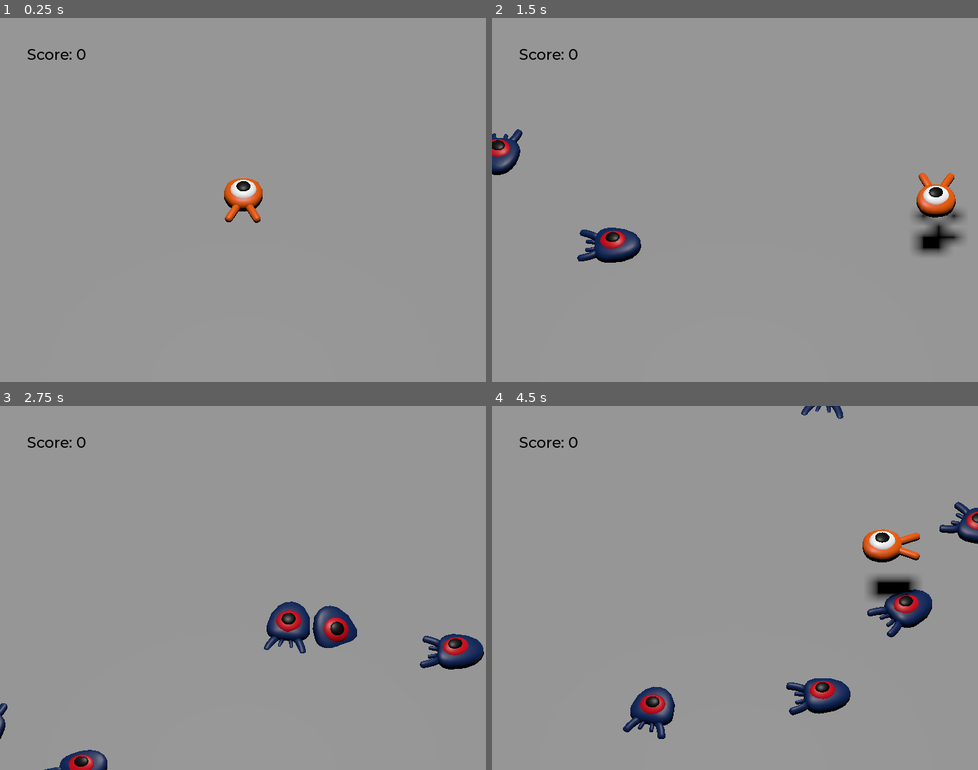
Above: before the commit, frames 1-4 (two rows, left to right).
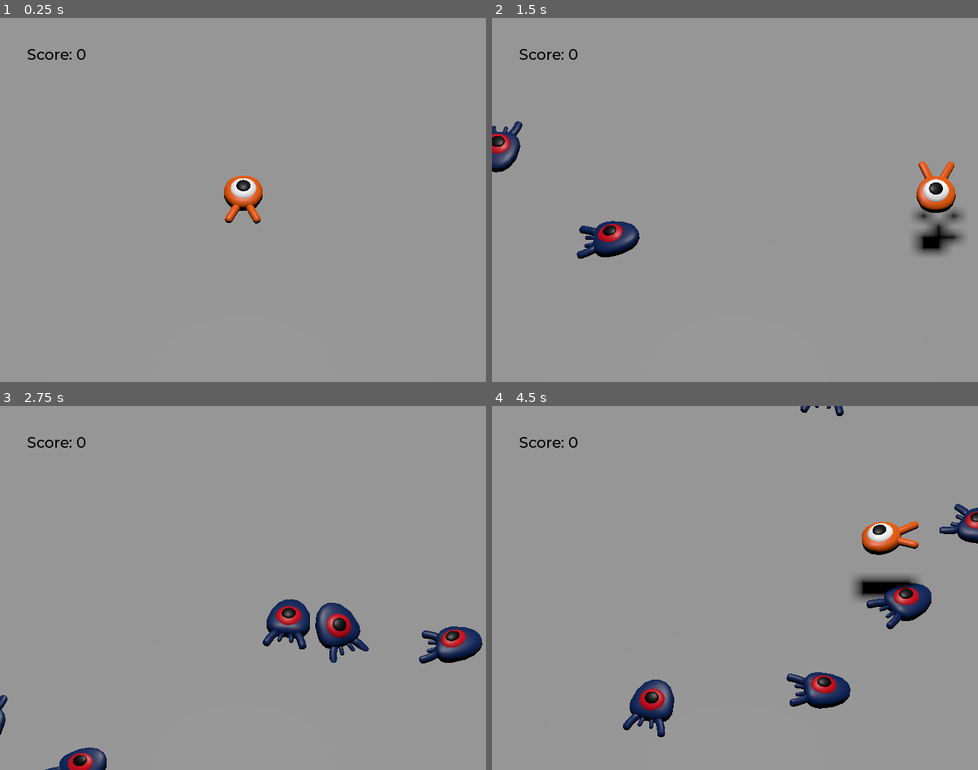
Above: after the commit, the same moments.

Repository: elliotb456/3d-game-practice
Game: Godot game, scene res://scenes/main.tscn
Same seed, same stepped clock (60 frames per second), same inputs: the game is played once before the commit and once after it. Before the commit the project has no main scene; this scene is started directly in both runs.
Inputs:
- Up to frame 1 (0.25 s): no input
- Up to frame 2 (1.5 s): tap Enter (ui_accept) at 0.5 s; hold D (move_right) 0.53-1.28 s; hold Space (jump) 0.53-1.28 s; hold S (move_back) from 1.28 s (still down); tap Space (jump) at 1.35 s
- Up to frame 3 (2.75 s): tap Space (jump) at 1.52, 1.82 s; release S (move_back) at 2.03 s; hold D (move_right) from 2.03 s (still down); hold Space (jump) from 2.03 s (still down)
- Up to frame 4 (4.5 s): release D (move_right) at 2.78 s; release Space (jump) at 2.78 s; hold W (move_forward) 2.78-3.53 s; tap Space (jump) at 2.85, 3.02, 3.32, 4.35 s; hold Space (jump) 3.53-4.28 s; hold A (move_left) from 3.53 s (still down)

The runs differ from the first frame. In frame 1, 0.2% of the frame differs, in the area x 46-55%, y 43-57%; in frame 2, 2.4%; in frame 3, 2.8%; in frame 4, 4.4%, in the area x 26-100%, y 0-92%.

Commit message:
Player Animations
Added animations to the player and the mobs

marks an end to the tutorial

Diff:
--- a/project.godot
+++ b/project.godot
@@ -16,6 +16,7 @@
 
 config/name="3D Game Practice"
 config/description="In this game, your goal is to chase and kick out the creeps!"
+run/main_scene="uid://dbi8nq6dqr1br"
 config/features=PackedStringArray("4.7")
 config/icon="res://icon.webp"
 
--- a/scenes/mob.tscn
+++ b/scenes/mob.tscn
@@ -5,6 +5,40 @@
 
 [sub_resource type="BoxShape3D" id="BoxShape3D_dxwi8"]
 size = Vector3(1.6513672, 1, 2.1292114)
+
+[sub_resource type="Animation" id="Animation_bsing"]
+resource_name = "float"
+length = 1.2
+loop_mode = 1
+tracks/0/type = "value"
+tracks/0/imported = false
+tracks/0/enabled = true
+tracks/0/path = NodePath("Pivot/Character:position")
+tracks/0/interp = 1
+tracks/0/loop_wrap = true
+tracks/0/keys = {
+"times": PackedFloat32Array(0.3, 0.7, 1.2),
+"transitions": PackedFloat32Array(0.4061262, 0.4061262, 2.0000002),
+"update": 0,
+"values": [Vector3(0, 0, 0), Vector3(0, 0.65, 0), Vector3(0, 0.35, 0)]
+}
+tracks/1/type = "value"
+tracks/1/imported = false
+tracks/1/enabled = true
+tracks/1/path = NodePath("Pivot/Character:rotation")
+tracks/1/interp = 1
+tracks/1/loop_wrap = true
+tracks/1/keys = {
+"times": PackedFloat32Array(0.1, 0.49999997, 1.2),
+"transitions": PackedFloat32Array(0.4061262, 0.4061262, 2.0000002),
+"update": 0,
+"values": [Vector3(0, 0, 0), Vector3(0.13962634, 0, 0), Vector3(-0.15707964, 0, 0)]
+}
+
+[sub_resource type="AnimationLibrary" id="AnimationLibrary_d4cuo"]
+_data = {
+&"float": SubResource("Animation_bsing")
+}
 
 [node name="Mob" type="CharacterBody3D" unique_id=859145305 groups=["mob"]]
 collision_layer = 2
@@ -14,6 +48,7 @@
 [node name="Pivot" type="Node3D" parent="." unique_id=1983865206]
 
 [node name="Character" parent="Pivot" unique_id=1149923328 instance=ExtResource("1_4are2")]
+transform = Transform3D(1, 0, 0, 0, 0.98847896, 0.15135822, 0, -0.15135822, 0.98847896, 0, 0.3618946, 0)
 
 [node name="CollisionShape3D" type="CollisionShape3D" parent="." unique_id=1967563312]
 transform = Transform3D(1, 0, 0, 0, 1, 0, 0, 0, 1, 0.009277344, 0.26907945, -0.06137085)
@@ -23,4 +58,8 @@
 transform = Transform3D(1, 0, 0, 0, 1, 0, 0, 0, 1, 0, 0.3221743, 0.2499919)
 aabb = AABB(-1.3062768, -0.6477808, -1.7120274, 2.6125536, 1.2965616, 3.4240549)
 
+[node name="AnimationPlayer" type="AnimationPlayer" parent="." unique_id=270455996]
+libraries/ = SubResource("AnimationLibrary_d4cuo")
+autoplay = &"float"
+
 [connection signal="screen_exited" from="VisibleOnScreenNotifier3D" to="." method="_on_visible_on_screen_notifier_3d_screen_exited"]
--- a/scenes/player.tscn
+++ b/scenes/player.tscn
@@ -9,6 +9,68 @@
 [sub_resource type="CylinderShape3D" id="CylinderShape3D_dxwi8"]
 height = 0.25247192
 radius = 1.0273438
+
+[sub_resource type="Animation" id="Animation_g2els"]
+length = 0.001
+tracks/0/type = "value"
+tracks/0/imported = false
+tracks/0/enabled = true
+tracks/0/path = NodePath("Pivot/Character:position")
+tracks/0/interp = 1
+tracks/0/loop_wrap = true
+tracks/0/keys = {
+"times": PackedFloat32Array(0),
+"transitions": PackedFloat32Array(1),
+"update": 0,
+"values": [Vector3(0, 0, 0)]
+}
+tracks/1/type = "value"
+tracks/1/imported = false
+tracks/1/enabled = true
+tracks/1/path = NodePath("Pivot/Character:rotation")
+tracks/1/interp = 1
+tracks/1/loop_wrap = true
+tracks/1/keys = {
+"times": PackedFloat32Array(0),
+"transitions": PackedFloat32Array(1),
+"update": 0,
+"values": [Vector3(0, 0, 0)]
+}
+
+[sub_resource type="Animation" id="Animation_qhqgy"]
+resource_name = "float"
+length = 1.2
+loop_mode = 1
+tracks/0/type = "value"
+tracks/0/imported = false
+tracks/0/enabled = true
+tracks/0/path = NodePath("Pivot/Character:position")
+tracks/0/interp = 1
+tracks/0/loop_wrap = true
+tracks/0/keys = {
+"times": PackedFloat32Array(0.3, 0.7, 1.2),
+"transitions": PackedFloat32Array(0.4061262, 0.4061262, 2.0000002),
+"update": 0,
+"values": [Vector3(0, 0, 0), Vector3(0, 0.65, 0), Vector3(0, 0.35, 0)]
+}
+tracks/1/type = "value"
+tracks/1/imported = false
+tracks/1/enabled = true
+tracks/1/path = NodePath("Pivot/Character:rotation")
+tracks/1/interp = 1
+tracks/1/loop_wrap = true
+tracks/1/keys = {
+"times": PackedFloat32Array(0.1, 0.49999997, 1.2),
+"transitions": PackedFloat32Array(0.4061262, 0.4061262, 2.0000002),
+"update": 0,
+"values": [Vector3(0, 0, 0), Vector3(0.13962634, 0, 0), Vector3(-0.15707964, 0, 0)]
+}
+
+[sub_resource type="AnimationLibrary" id="AnimationLibrary_dqkch"]
+_data = {
+&"RESET": SubResource("Animation_g2els"),
+&"float": SubResource("Animation_qhqgy")
+}
 
 [node name="Player" type="CharacterBody3D" unique_id=824250094]
 collision_mask = 6
@@ -30,4 +92,8 @@
 transform = Transform3D(1, 0, 0, 0, 1, 0, 0, 0, 1, 0, 0.3541627, 0)
 shape = SubResource("CylinderShape3D_dxwi8")
 
+[node name="AnimationPlayer" type="AnimationPlayer" parent="." unique_id=405228595]
+libraries/ = SubResource("AnimationLibrary_dqkch")
+autoplay = &"float"
+
 [connection signal="body_entered" from="MobDetector" to="." method="_on_mob_detector_body_entered"]
--- a/scripts/mob.gd
+++ b/scripts/mob.gd
@@ -28,6 +28,9 @@
 	# in order to move in the direction the mob is looking.
 	velocity = velocity.rotated(Vector3.UP, rotation.y)
 
+	# Animations
+	$AnimationPlayer.speed_scale = random_speed / min_speed
+
 
 # This fucntion is called when the signal is triggered by leaving the screen
 func _on_visible_on_screen_notifier_3d_screen_exited():
--- a/scripts/player.gd
+++ b/scripts/player.gd
@@ -84,6 +84,14 @@
 	velocity = target_velocity
 	move_and_slide()
 
+	# Anitmations
+	if direction != Vector3.ZERO:
+		$AnimationPlayer.speed_scale = 4
+	else:
+		$AnimationPlayer.speed_scale = 1
+
+	$Pivot.rotation.x = PI / 6 * velocity.y / jump_impulse
+
 
 func die():
 	hit.emit()
